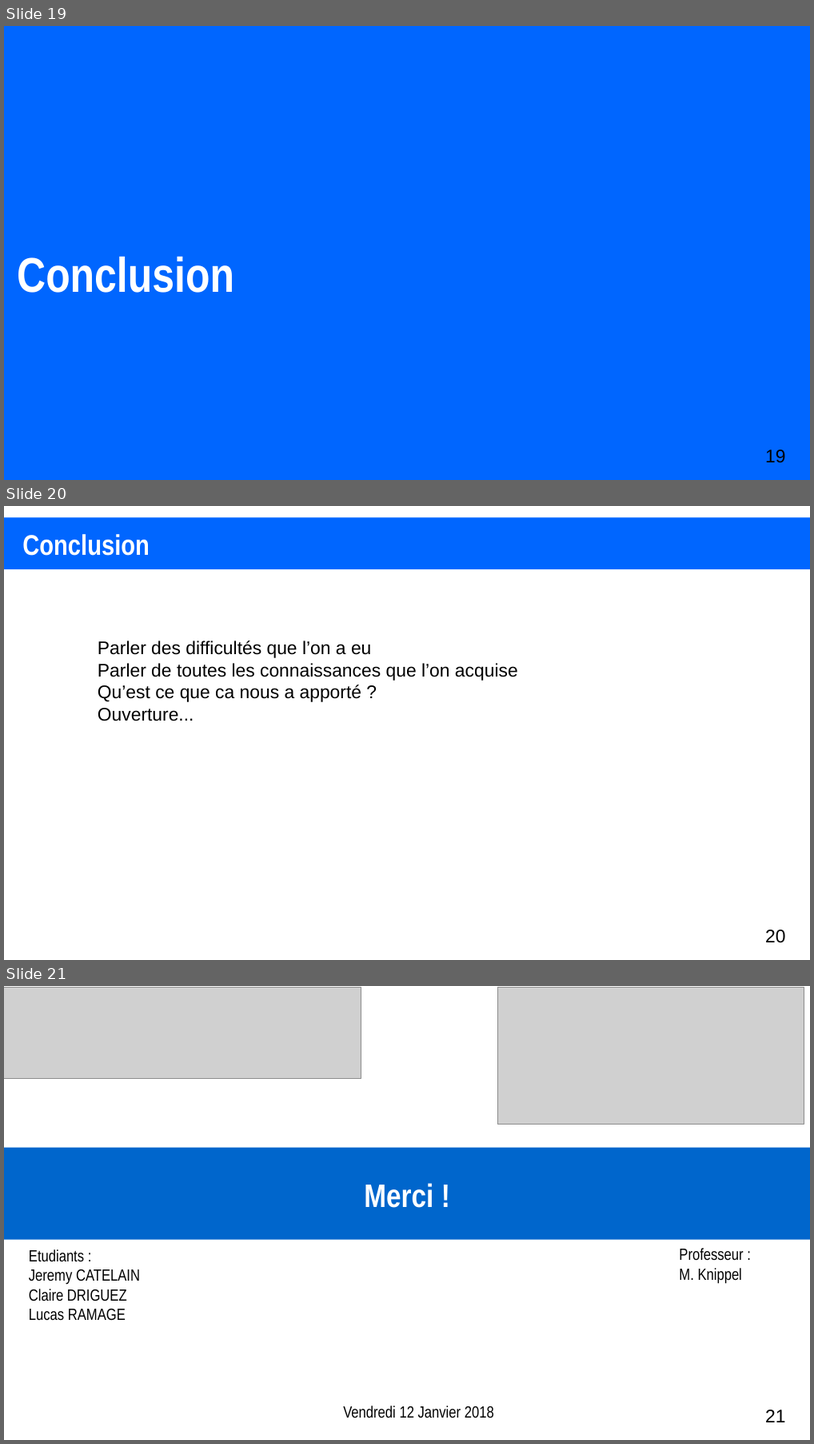
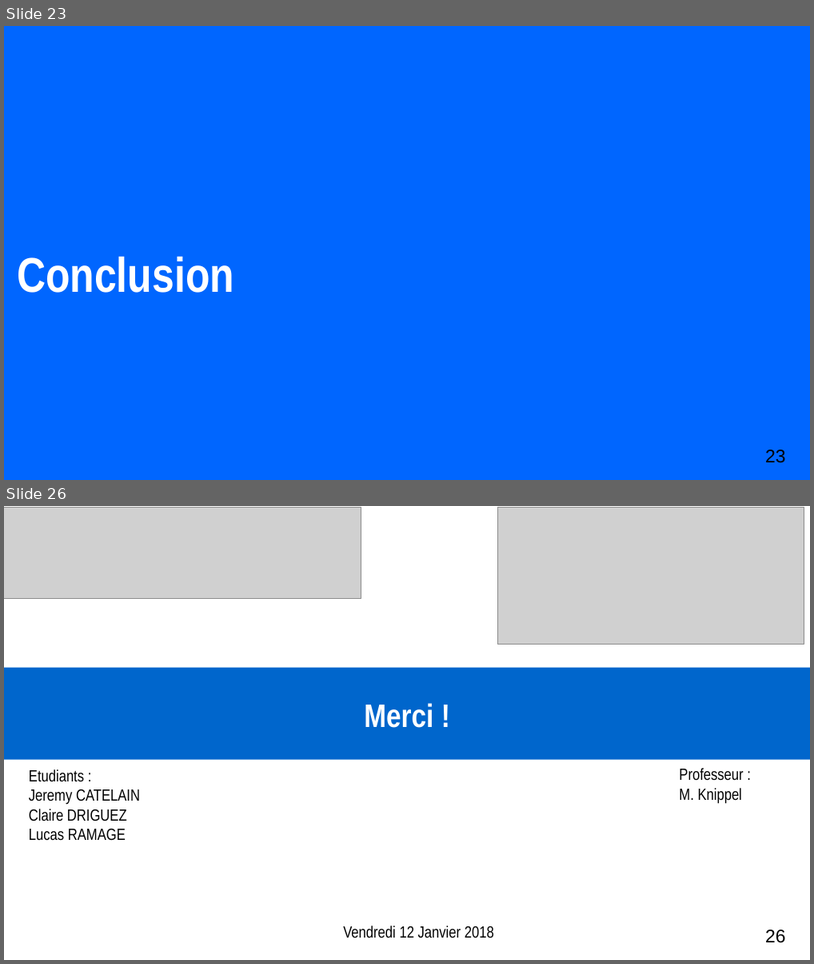
Before and after one commit to XgLsuLzRMy/Composition-Musicale-par-Reseau-de-Neurones, a slide deck: projet.odp. Shown one above the other, each under a label of ours: slides 19, 20 and 21 before the commit, slides 23 and 26 after it; the slides between them are not shown. The pictures are 814x1444 and 814x964 pixels, drawn with LibreOffice and Linux fonts; fonts in the diff are those of the drawing; grey boxes stand for pictures. Boxes give left, top, right and bottom in pixels: in the first picture for what was removed or moved away, otherwise in the second. Text is boxed around its words. In the diff, an @@ line names an element or a change of style, - is before the commit and + after.

```diff
--- a/projet.odp
+++ b/projet.odp
@@ slide 20 removed at (4, 506, 810, 960), background #FFFFFF @@
@@ rectangle removed at (4, 518, 810, 570) @@
@@ title removed at (22, 534, 150, 556) @@
-Conclusion
@@ text removed at (98, 640, 518, 721) @@
-Parler des difficultés que l’on a eu
-Parler de toutes les connaissances que l’on acquise
-Qu’est ce que ca nous a apporté ?
-Ouverture...
@@ page number removed at (766, 929, 786, 943) @@
-20
@@ what was slide 19 is now slide 23 @@
@@ page number at (766, 449, 786, 463): text changed @@
-19
+23
@@ what was slide 21 is now slide 26 @@
@@ page number at (766, 929, 786, 943): text changed @@
-21
+26
```
Also in this commit, not shown: 1 slide changed, 8 slides added, 2 other slides removed, 1 other file.
